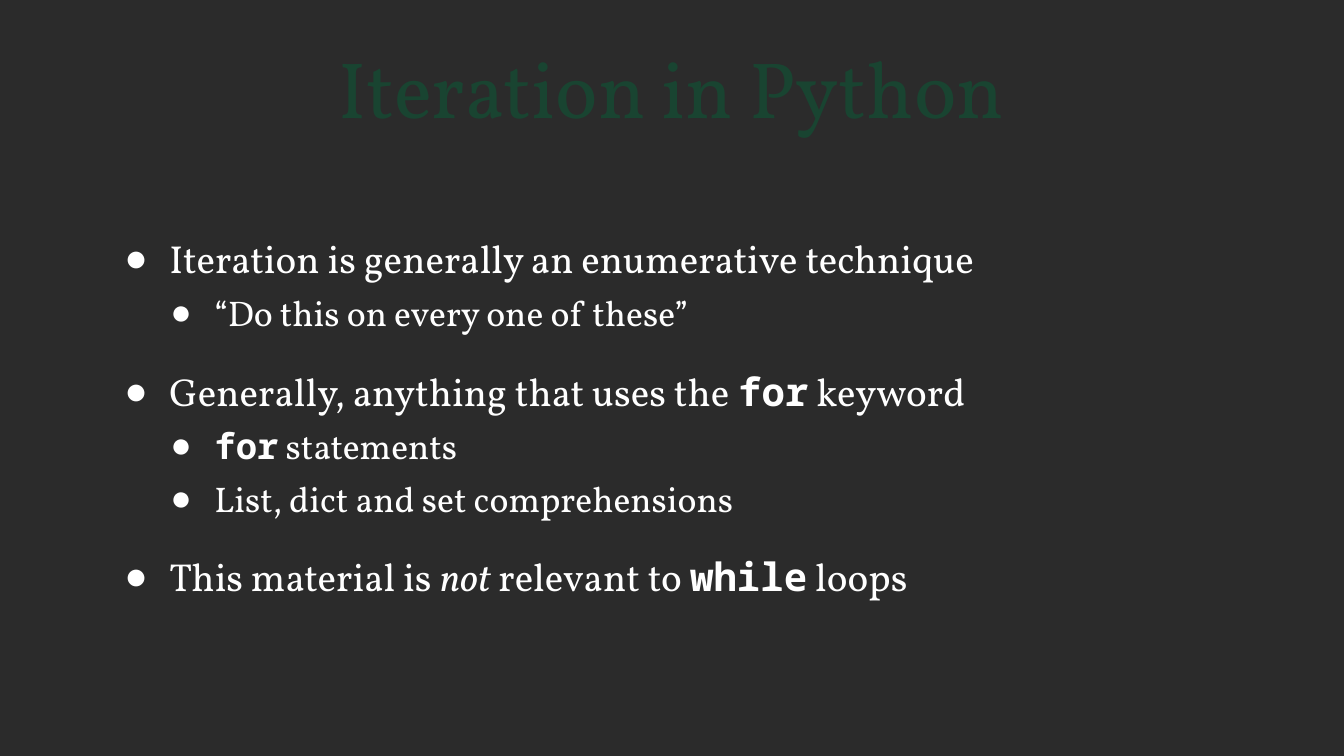
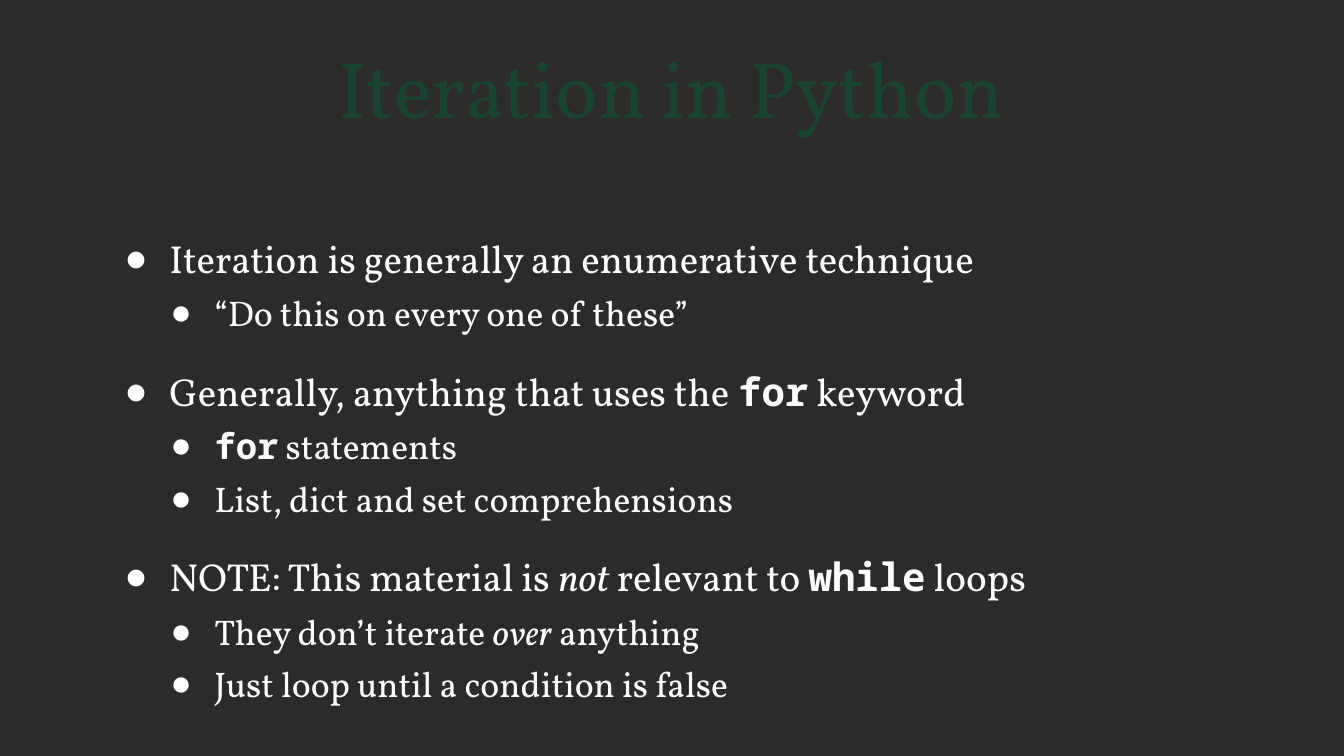
Before and after one commit to steveholden/iteration, a slide deck: slide 3 of iterables.pptx (slide 4 before the commit). Drawn at 1344x756 pixels with LibreOffice and Linux fonts; fonts in the diff are those of the drawing; background and template pictures are left out; a plain dark background stands for a picture behind light text. Boxes give left, top, right and bottom in pixels: in the first picture for what was removed or moved away, otherwise in the second. Text is boxed around its words. In the diff, an @@ line names an element or a change of style, - is before the commit and + after.

```diff
--- a/iterables.pptx
+++ b/iterables.pptx
@@ text at <box>169,560,1026,706</box>: text changed; size 23 to 21 pt @@
-● This material is not relevant to while loops
+● NOTE: This material is not relevant to while loops
+  ● They don’t iterate over anything
+  ● Just loop until a condition is false
```
Also in this commit, not shown: 16 other slides changed, 4 slides added, 1 slide removed, 9 other files.
